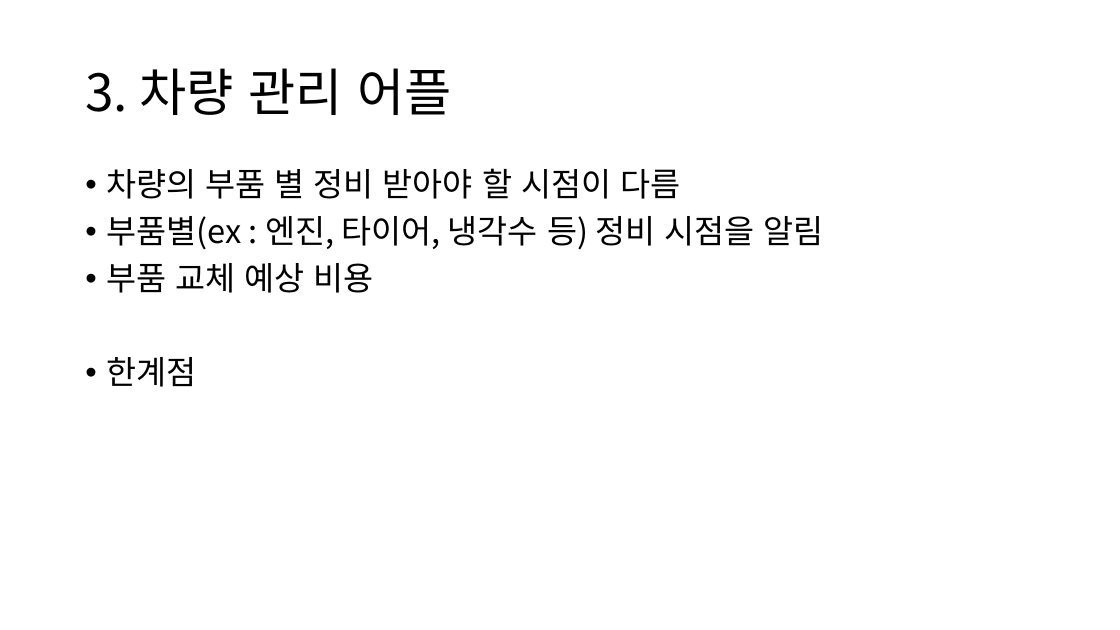
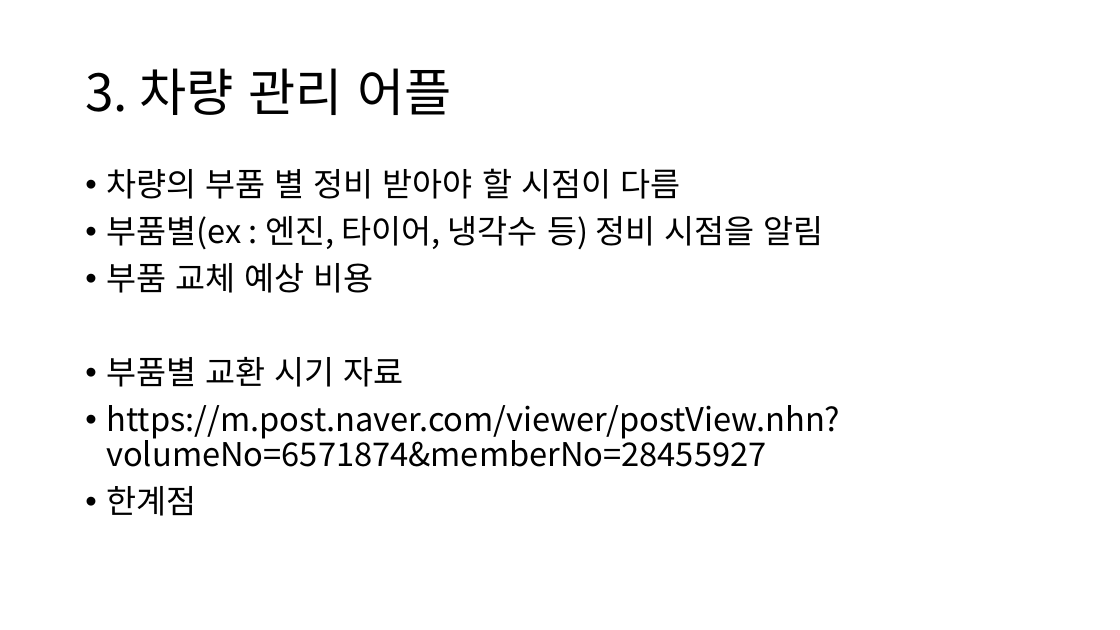
Before and after one commit to ChaeSung-Lee/DJ_InternShip, a slide deck: slide 7 of 2021_Summer/jp.hong/Project_BnC_jph.pptx. Drawn at 1120x630 pixels with LibreOffice and Linux fonts; fonts in the diff are those of the drawing. Boxes give left, top, right and bottom in pixels: in the first picture for what was removed or moved away, otherwise in the second. Text is boxed around its words. In the diff, an @@ line names an element or a change of style, - is before the commit and + after.

Commit message:
first commit

```diff
--- a/2021_Summer/jp.hong/Project_BnC_jph.pptx
+++ b/2021_Summer/jp.hong/Project_BnC_jph.pptx
@@ text at box(106, 357, 840, 467): paragraphs added @@
+• 부품별 교환 시기 자료
+• https://m.post.naver.com/viewer/postView.nhn?volumeNo=6571874&memberNo=28455927
```
